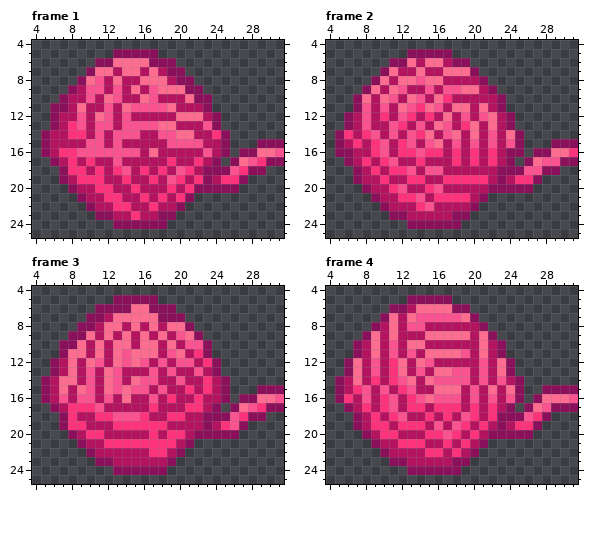
File history of a pixel-art file, Assets/Assety/PLAYER_wloczka/klebek/odwijanie_zawijanie/wloczka6_spin_anim.aseprite. This is how it looked before the edit.
32x32 pixels, 8 frames. Shown: frame 1: x 4..31, y 4..25; frame 2: x 4..31, y 4..25; frame 3: x 4..31, y 4..25; frame 4: x 4..31, y 4..25. The commit also changed other frames, which this record leaves out.
Now the later version:
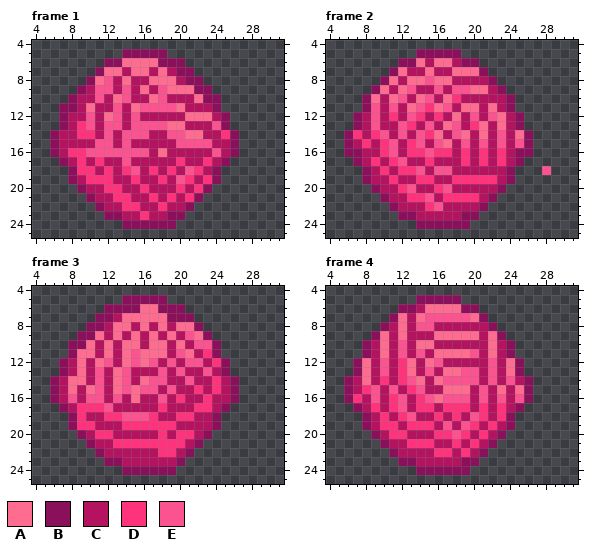
Palette (. is transparent): A #fe6c90  B #8b105c  C #b41360  D #ff327c  E #fa5390
Changes in this commit:
layer "ogonek" now hidden
--- frame 1
@@ x 4..31 @@
  4 ............................
- 5 .........BBBBB..............
- 6 .......BBAAAABBB............
- 7 ......BAACAACACBB...........
- 8 .....BAECACCAAACBB..........
- 9 ....BCEECECACEAAABB.........
-10 ...BCCECAECCAECCCABB........
-11 ..BBCACCECAEEEEACCCB........
-12 ..BCCECAECECCCCCAAACB.......
-13 ..BCDECEECEEEEAACCCEB.......
-14 .BCCDDCECEEECCEEAACCDB......
-15 .BCCCCEECECCCCCEEEECCB...BBB
-16 .BCDDEEEEEEECACCCCCECB.BBAAE
-17 ..BCDCDCCECCCCCDCCDCB.BAEDBB
-18 ...BDDCDCDECDCDCEDCBBBEDBB..
-19 ...BCDDDCCDCCDCEDCDBCDDB....
-20 ....BCCDDCCDCCCDCDBBBBB.....
-21 .....BCCDDCCDCDCDB..........
-22 ......BCCDDCCDCCB...........
-23 .......BBCCDCCBB............
-24 .........BBBBBB.............
+ 5 ..........BBBBB.............
+ 6 ........BBAAAABBB...........
+ 7 .......BAACAACACBB..........
+ 8 ......BAECACCAAACBB.........
+ 9 .....BCEECECACEAAABB........
+10 ....BCCECAECCAECCCABB.......
+11 ...BBCACCECAEEEEACCCB.......
+12 ...BCCECAECECCCCCAAACB......
+13 ...BCDECEECEEEEAACCCEB......
+14 ..BCCDDCECEEECCEEAACCDB.....
+15 ..BCCCCEECECCCCCEEEECCB.....
+16 ..BCDDEEEEEEECACCCCCECB.....
+17 ...BCDCDCCECCCCCDCCDCB......
+18 ....BDDCDCDECDCDCEDCB.......
+19 ....BCDDDCCDCCDCEDCDB.......
+20 .....BCCDDCCDCCCDCDB........
+21 ......BCCDDCCDCDCDB.........
+22 .......BCCDDCCDCCB..........
+23 ........BBCCDCCBB...........
+24 ..........BBBBBB............
 25 ............................
--- frame 2
@@ x 4..31 @@
  4 ............................
- 5 .........BBBBB..............
- 6 .......BBACAACBB............
- 7 ......BACCACCAAAB...........
- 8 .....BACAAEAACCCCB..........
- 9 ....BACAECCECEEAACB.........
-10 ...BACAECAECADCCCCCB........
-11 ...BECECAEDAECAACACB........
-12 ..BCECDCEDCDCACECEACB.......
-13 ..BCECCEDCECAECDACACB.......
-14 .BDCDECECEDACEACACECAB......
-15 .BCDCDECDECEACECECECEB...BBB
-16 .BBCCDECDDEDDCDCDCDCBB.BBAAD
-17 ..BCDCDECCDCCCDCDCDCB.BAEEBB
-18 ...BCDCDDECEECCCCCCBBBEEBB..
-19 ...BCCDCCDDCCDDDDDCBCDDB....
-20 ....BCCDECCDECCCCCBBBBB.....
-21 .....BCCDDECDDDDCB..........
-22 ......BCCCDECCCCB...........
-23 .......BBCCCCCBB............
-24 .........BBBBBB.............
+ 5 ..........BBBBB.............
+ 6 ........BBACAACBB...........
+ 7 .......BACCACCAAAB..........
+ 8 ......BACAAEAACCCCB.........
+ 9 .....BACAECCECEEAACB........
+10 ....BACAECAECADCCCCCB.......
+11 ....BECECAEDAECAACACB.......
+12 ...BCECDCEDCDCACECEACB......
+13 ...BCECCEDCECAECDACACB......
+14 ..BDCDECECEDACEACACECAB.....
+15 ..BCDCDECDECEACECECECEB.....
+16 ..BBCCDECDDEDDCDCDCDCBB.....
+17 ...BCDCDECCDCCCDCDCDCB......
+18 ....BCDCDDECEECCCCCCB...E...
+19 ....BCCDCCDDCCDDDDDCB.......
+20 .....BCCDECCDECCCCCB........
+21 ......BCCDDECDDDDCB.........
+22 .......BCCCDECCCCB..........
+23 ........BBCCCCCBB...........
+24 ..........BBBBBB............
 25 ............................
--- frame 3
@@ x 4..31 @@
  4 ............................
- 5 .........BBBBB..............
- 6 .......BBBBAABBB............
- 7 ......BBCAAAAABBB...........
- 8 .....BBCAACACACAAB..........
- 9 ....BBACACACACACEAB.........
-10 ...BBACACAACAACACEEB........
-11 ...BAACACAEAAACEACDB........
-12 ..BCACAECAEAECECEECDB.......
-13 ..BCACECAECCCECECCECB.......
-14 .BCAACECAECAEECCECCDCB......
-15 .BCACAECAEAEECECCDCDCB...BBB
-16 .BCECEECECACCECDCCDCCB.BBAAE
-17 ..BCDDDECCCCCDCCCDDCB.BAEDBB
-18 ...BDCCDDEEEDCCDDCCBBBEDBB..
-19 ...BDDCCCDDDDDDCCCCBCDEB....
-20 ....BCDDCCCCCDCDDCBBBBB.....
-21 .....BCCDDDDDDDDCB..........
-22 ......BCCCCCCDDCB...........
-23 .......BBCCCCCCB............
-24 .........BBBBBB.............
+ 5 ..........BBBBB.............
+ 6 ........BBBBAABBB...........
+ 7 .......BBCAAAAABBB..........
+ 8 ......BBCAACACACAAB.........
+ 9 .....BBACACACACACEAB........
+10 ....BBACACAACAACACEEB.......
+11 ....BAACACAEAAACEACDB.......
+12 ...BCACAECAEAECECEECDB......
+13 ...BCACECAECCCECECCECB......
+14 ..BCAACECAECAEECCECCDCB.....
+15 ..BCACAECAEAEECECCDCDCB.....
+16 ..BCECEECECACCECDCCDCCB.....
+17 ...BCDDDECCCCCDCCCDDCB......
+18 ....BDCCDDEEEDCCDDCCB.......
+19 ....BDDCCCDDDDDDCCCCB.......
+20 .....BCDDCCCCCDCDDCB........
+21 ......BCCDDDDDDDDCB.........
+22 .......BCCCCCCDDCB..........
+23 ........BBCCCCCCB...........
+24 ..........BBBBBB............
 25 ............................
--- frame 4
@@ x 4..31 @@
  4 ............................
- 5 .........BBBBB..............
- 6 .......BBCAAAABB............
- 7 ......BACAEEEEEAB...........
- 8 .....BCACEECCCCCCB..........
- 9 ....BACACCCAAAAACAB.........
-10 ...BCACECAACCCCCCACB........
-11 ...BCACECECAAAAECACB........
-12 ..BACECDACAECCCCCECAB.......
-13 ..BACECDACECAAEECECAB.......
-14 .BCACDCDEACAEEEECECECB......
-15 .BCDECECDECCAAACECACAB..BBBB
-16 .BDCECDECDEAEEECECECEB.BAAAE
-17 ..BCDCDECDDCDDDCDCDCB.BAEBBB
-18 ...BCDCDECCDCDCEDCDBBBEDB...
-19 ...BCDDCDDDCECEDCDCBCDDB....
-20 ....BCDDCCCDDEDCDCBBBBB.....
-21 .....BCCDDDCCDCDCB..........
-22 ......BCCCCDDCDCB...........
-23 .......BBCCCCCBB............
-24 .........BBBBBB.............
+ 5 ..........BBBBB.............
+ 6 ........BBCAAAABB...........
+ 7 .......BACAEEEEEAB..........
+ 8 ......BCACEECCCCCCB.........
+ 9 .....BACACCCAAAAACAB........
+10 ....BCACECAACCCCCCACB.......
+11 ....BCACECECAAAAECACB.......
+12 ...BACECDACAECCCCCECAB......
+13 ...BACECDACECAAEECECAB......
+14 ..BCACDCDEACAEEEECECECB.....
+15 ..BCDECECDECCAAACECACAB.....
+16 ..BDCECDECDEAEEECECECEB.....
+17 ...BCDCDECDDCDDDCDCDCB......
+18 ....BCDCDECCDCDCEDCDB.......
+19 ....BCDDCDDDCECEDCDCB.......
+20 .....BCDDCCCDDEDCDCB........
+21 ......BCCDDDCCDCDCB.........
+22 .......BCCCCDDCDCB..........
+23 ........BBCCCCCBB...........
+24 ..........BBBBBB............
 25 ............................
